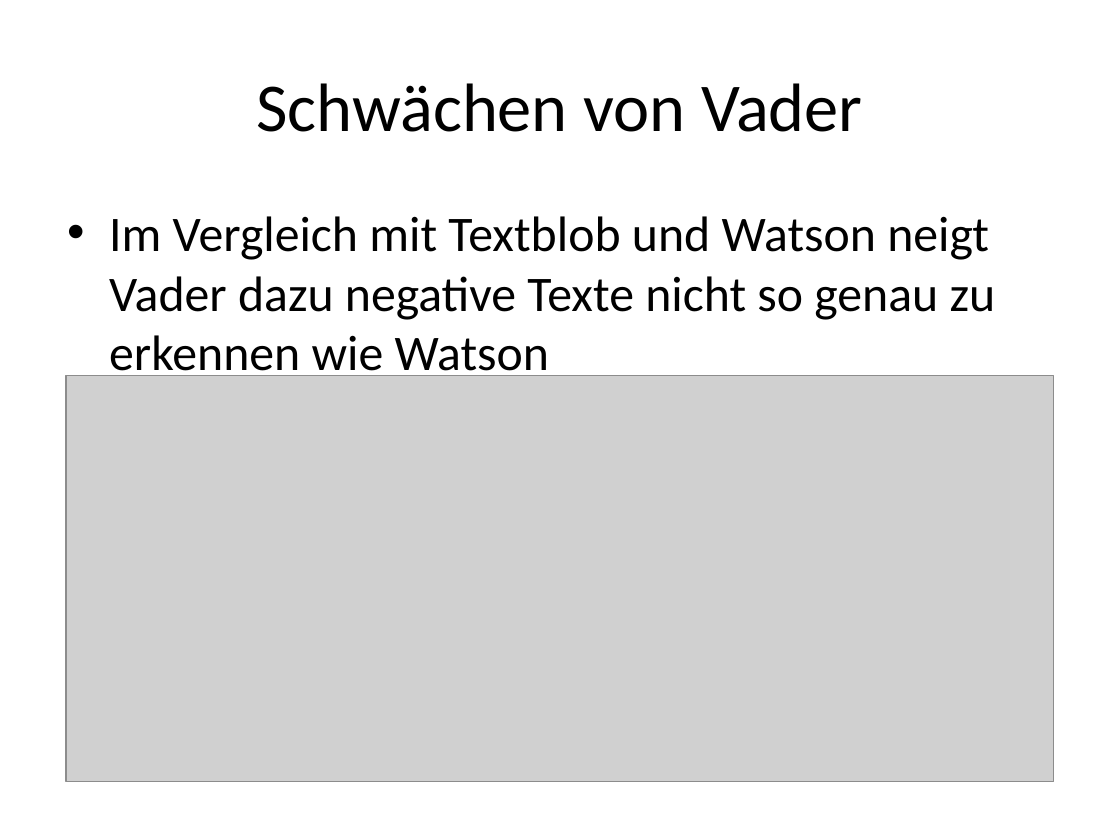
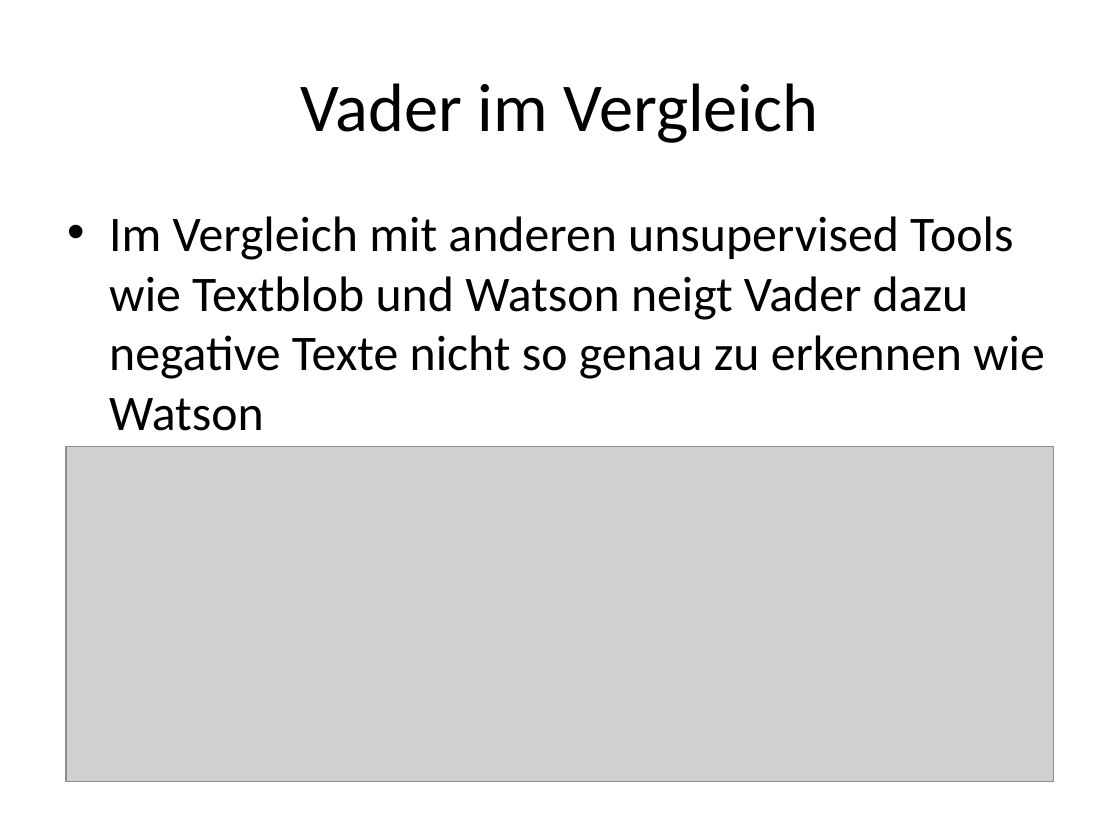
Before and after one commit to kekpja/HSAnalyse, a slide deck: slide 15 of Sentimentanalyse mit Vader.pptx (slide 14 before the commit). Drawn at 1120x840 pixels with LibreOffice and Linux fonts; fonts in the diff are those of the drawing; grey boxes stand for pictures. Boxes give left, top, right and bottom in pixels: in the first picture for what was removed or moved away, otherwise in the second. Text is boxed around its words. In the diff, an @@ line names an element or a change of style, - is before the commit and + after.

```diff
--- a/Sentimentanalyse mit Vader.pptx
+++ b/Sentimentanalyse mit Vader.pptx
@@ title at box(301, 83, 819, 143): text changed @@
-Schwächen von Vader
+Vader im Vergleich
@@ text at box(109, 216, 1045, 431): text changed @@
-• Im Vergleich mit Textblob und Watson neigt Vader dazu negative Texte nicht so genau zu erkennen wie Watson
+• Im Vergleich mit anderen unsupervised Tools wie Textblob und Watson neigt Vader dazu negative Texte nicht so genau zu erkennen wie Watson
@@ picture: place and size @@
-picture at box(66, 376, 1054, 782)
+picture at box(66, 447, 1054, 782)
```
Also in this commit, not shown: 2 other slides changed, 2 slides added.
